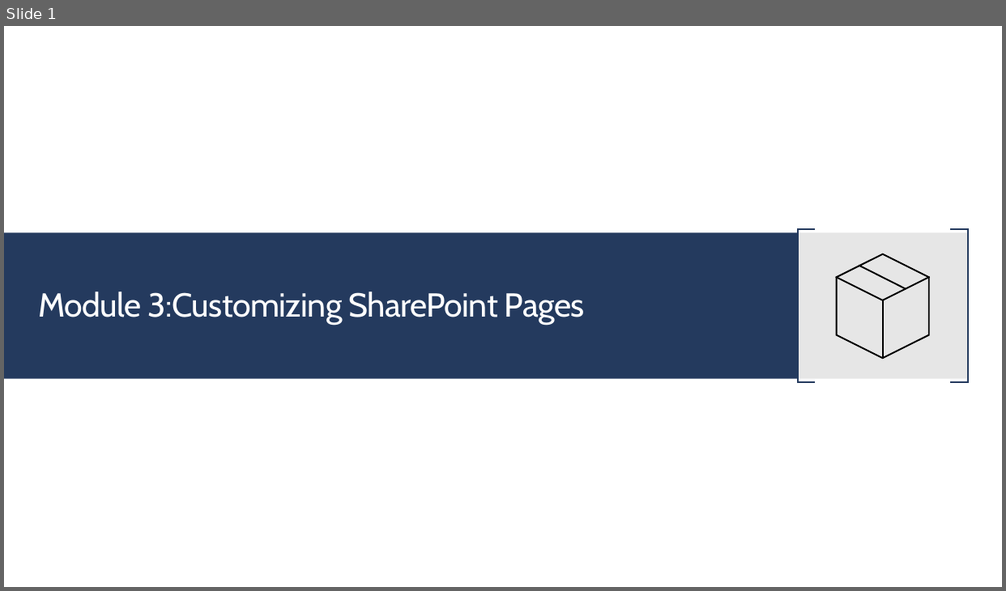
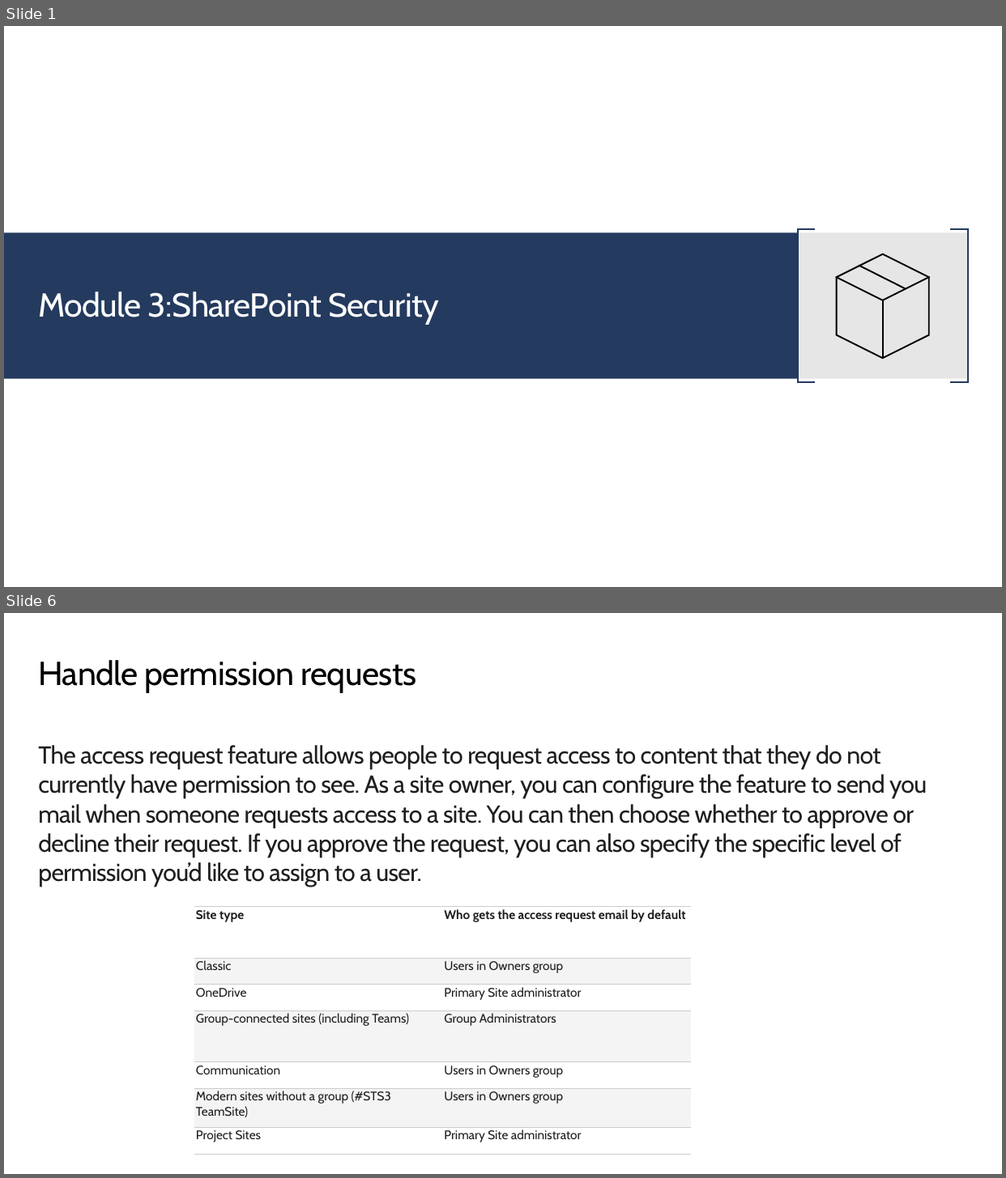
Before and after one commit to JPOWER4/SharePoint-2019-Training, a slide deck: Microsoft SharePoint 2019 Module 3.pptx. Shown one above the other, each under a label of ours: slide 1 before the commit, slides 1 and 6 after it; the slides between them are not shown. The pictures are 1006x591 and 1006x1178 pixels, drawn with LibreOffice and Linux fonts; fonts in the diff are those of the drawing. Boxes give left, top, right and bottom in pixels: in the first picture for what was removed or moved away, otherwise in the second. Text is boxed around its words. In the diff, an @@ line names an element or a change of style, - is before the commit and + after.

```diff
--- a/Microsoft SharePoint 2019 Module 3.pptx
+++ b/Microsoft SharePoint 2019 Module 3.pptx
@@ slide 6 added at (x1=4, y1=613, x2=1002, y2=1174), background #FFFFFF @@
@@ title added at (x1=38, y1=660, x2=416, y2=693), 32 pt, text #000000 @@
+Handle permission requests
@@ text added at (x1=38, y1=745, x2=927, y2=888), 23.5 pt, text #1E1E1E @@
+The access request feature allows people to request access to content that they do not currently have permission to see. As a site owner, you can configure the feature to send you mail when someone requests access to a site. You can then choose whether to approve or decline their request. If you approve the request, you can also specify the specific level of permission you’d like to assign to a user.
@@ table added at (x1=194, y1=906, x2=691, y2=1154), 7 rows, 2 columns @@
+Site type | Who gets the access request email by default
+Classic | Users in Owners group
+OneDrive | Primary Site administrator
+Group-connected sites (including Teams) | Group Administrators
+Communication | Users in Owners group
+Modern sites without a group (#STS3 TeamSite) | Users in Owners group
+Project Sites | Primary Site administrator
@@ slide 1 changed as well @@
@@ title at (x1=38, y1=292, x2=439, y2=325): text changed @@
-Module 3:Customizing SharePoint Pages
+Module 3:SharePoint Security
```
Also in this commit, not shown: 5 other slides added, 3 slides removed, 16 other files.
